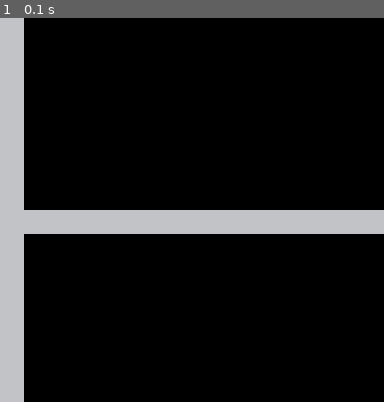
Above: before the commit, frame 1.
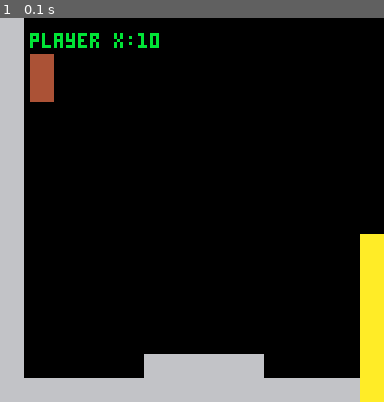
Above: after the commit, the same moment.

Repository: DiegoArmando/gbgj-08-22
Game: PICO-8 cartridge gbgj_8_22.p8
Two runs of this game, one before a commit and one after it. Both use one fixed random seed, a clock stepped at 60 frames per second and the inputs below.
Inputs:
- Up to frame 1 (0.1 s): no input

The runs differ from the first frame. In frame 1, 17% of the frame differs, in the area x 6-100%, y 3-100%.

Commit message:
More boilerplate

Diff:
--- a/gbgj_8_22.p8
+++ b/gbgj_8_22.p8
@@ -7,13 +7,82 @@
 player = {}
 player.x = 10
 player.y = 12
-camera_offset_x = 0
-camera_offset_y = 0
 
 current_room_id = 0
 
+k_left=0
+k_right=1
+k_up=2
+k_down=3
+k_interact=4
+k_other=5
+
+input_x = 0
+input_interact = false
+input_interact_p = false
+prev_input_interact = false
+input_interact_pressed = 0
+axis_x_value = 0
+axis_x_turned = false
+input_other = false
+input_other_p = false
+prev_input_other = false
+input_other_pressed = 0
 
 function _init()
+end
+
+function update_input()
+    -- axes
+	local prev_x = axis_x_value
+	prev_input_interact = input_interact_p
+	prev_input_other = input_other_p
+	if btn(k_left) then
+		if btn(k_right) then
+            if axis_x_turned then
+                axis_x_value = prev_x
+				input_x = prev_x
+			else
+                axis_x_turned = true
+                axis_x_value = -prev_x
+                input_x = -prev_x
+			end
+		else
+            axis_x_turned = false
+            axis_x_value = -1
+            input_x = -1
+		end
+	elseif btn(k_right) then
+        axis_x_turned = false
+        axis_x_value = 1
+        input_x = 1
+	else
+        axis_x_turned = false
+        axis_x_value = 0
+        input_x = 0
+    end
+
+	-- input_interact
+	local interact = btn(k_interact)
+	input_interact_p = btnp(k_interact)
+
+	if interact and not input_interact then
+		input_interact_pressed = 4
+	else
+		input_interact_pressed = interact and max(0, input_interact_pressed - 1) or 0
+	end
+	input_interact = interact
+
+	-- input_other
+	local other = btn(k_other)
+	input_other_p = btnp(k_other)
+	if other and not input_other then
+		input_other_pressed = 1
+	else
+		input_other_pressed = other and max(0, input_other_pressed - 1) or 0
+    end
+	input_other = other
+
 end
 
 function _update()
@@ -22,9 +91,13 @@
 function _draw()
     cls()
     map(0, 0, 0, 0, 128, 64)
+
     if current_room_id == 0 then
         camera(0,0)
     end
+
+    print("player x:"..player.x, 10, 5, 11)
+    sspr(0,32,8,16,player.x,player.y)
 end
 
 
@@ -36,6 +109,65 @@
 
 
 
+…(56 lines of a section not shown)…
+__gff__
+0000010000000000000000000000000000000000000000000000000000000000000000000000000000000000000000000000000000000000000000000000000000000000000000000000000000000000000000000000000000000000000000000000000000000000000000000000000000000000000000000000000000000000
+0000000000000000000000000000000000000000000000000000000000000000000000000000000000000000000000000000000000000000000000000000000000000000000000000000000000000000000000000000000000000000000000000000000000000000000000000000000000000000000000000000000000000000
 __map__
 0100000000000000000000000000000000000000000000000000000000000000000000000000000000000000000000000000000000000000000000000000000000000000000000000000000000000000000000000000000000000000000000000000000000000000000000000000000000000000000000000000000000000000
 0100000000000000000000000000000000000000000000000000000000000000000000000000000000000000000000000000000000000000000000000000000000000000000000000000000000000000000000000000000000000000000000000000000000000000000000000000000000000000000000000000000000000000
@@ -45,7 +177,15 @@
 0100000000000000000000000000000000000000000000000000000000000000000000000000000000000000000000000000000000000000000000000000000000000000000000000000000000000000000000000000000000000000000000000000000000000000000000000000000000000000000000000000000000000000
 0100000000000000000000000000000000000000000000000000000000000000000000000000000000000000000000000000000000000000000000000000000000000000000000000000000000000000000000000000000000000000000000000000000000000000000000000000000000000000000000000000000000000000
 0100000000000000000000000000000000000000000000000000000000000000000000000000000000000000000000000000000000000000000000000000000000000000000000000000000000000000000000000000000000000000000000000000000000000000000000000000000000000000000000000000000000000000
-0101010101010101010101010101010101010101010101010101010101010101010101010101000000000000000000000000000000000000000000000000000000000000000000000000000000000000000000000000000000000000000000000000000000000000000000000000000000000000000000000000000000000000
+0100000000000000000000000000000000000000000000000000000001010101010101010101000000000000000000000000000000000000000000000000000000000000000000000000000000000000000000000000000000000000000000000000000000000000000000000000000000000000000000000000000000000000
+0100000000000000000000000000000200000000000000000000000000000000000000000000000000000000000000000000000000000000000000000000000000000000000000000000000000000000000000000000000000000000000000000000000000000000000000000000000000000000000000000000000000000000
+0100000000000000000000000000000200000000000000000000000000000000000000000000000000000000000000000000000000000000000000000000000000000000000000000000000000000000000000000000000000000000000000000000000000000000000000000000000000000000000000000000000000000000
+0100000000000000000000000000000200000000000000000000000000000000000000000000000000000000000000000000000000000000000000000000000000000000000000000000000000000000000000000000000000000000000000000000000000000000000000000000000000000000000000000000000000000000
+0100000000000000000000000000000200000000000000000000000000000000000000000000000000000000000000000000000000000000000000000000000000000000000000000000000000000000000000000000000000000000000000000000000000000000000000000000000000000000000000000000000000000000
+0100000000000000000000000000000200000000000000000000000000000000000000000000000000000000000000000000000000000000000000000000000000000000000000000000000000000000000000000000000000000000000000000000000000000000000000000000000000000000000000000000000000000000
+0100000000000101010101000000000200000000000000000000000000000000000000000000000000000000000000000000000000000000000000000000000000000000000000000000000000000000000000000000000000000000000000000000000000000000000000000000000000000000000000000000000000000000
+0101010101010101010101010101010201010101010101010000000000000000000000000000000000000000000000000000000000000000000000000000000000000000000000000000000000000000000000000000000000000000000000000000000000000000000000000000000000000000000000000000000000000000
+0100000000000000000000000303030303030303000000000000000000000000000000000000000000000000000000000000000000000000000000000000000000000000000000000000000000000000000000000000000000000000000000000000000000000000000000000000000000000000000000000000000000000000
 0100000000000000000000000000000000000000000000000000000000000000000000000000000000000000000000000000000000000000000000000000000000000000000000000000000000000000000000000000000000000000000000000000000000000000000000000000000000000000000000000000000000000000
 0100000000000000000000000000000000000000000000000000000000000000000000000000000000000000000000000000000000000000000000000000000000000000000000000000000000000000000000000000000000000000000000000000000000000000000000000000000000000000000000000000000000000000
 0100000000000000000000000000000000000000000000000000000000000000000000000000000000000000000000000000000000000000000000000000000000000000000000000000000000000000000000000000000000000000000000000000000000000000000000000000000000000000000000000000000000000000
@@ -57,11 +197,3 @@
 0100000000000000000000000000000000000000000000000000000000000000000000000000000000000000000000000000000000000000000000000000000000000000000000000000000000000000000000000000000000000000000000000000000000000000000000000000000000000000000000000000000000000000
 0100000000000000000000000000000000000000000000000000000000000000000000000000000000000000000000000000000000000000000000000000000000000000000000000000000000000000000000000000000000000000000000000000000000000000000000000000000000000000000000000000000000000000
 0100000000000000000000000000000000000000000000000000000000000000000000000000000000000000000000000000000000000000000000000000000000000000000000000000000000000000000000000000000000000000000000000000000000000000000000000000000000000000000000000000000000000000
-0100000000000000000000000000000000000000000000000000000000000000000000000000000000000000000000000000000000000000000000000000000000000000000000000000000000000000000000000000000000000000000000000000000000000000000000000000000000000000000000000000000000000000
-0100000000000000000000000000000000000000000000000000000000000000000000000000000000000000000000000000000000000000000000000000000000000000000000000000000000000000000000000000000000000000000000000000000000000000000000000000000000000000000000000000000000000000
-0100000000000000000000000000000000000000000000000000000000000000000000000000000000000000000000000000000000000000000000000000000000000000000000000000000000000000000000000000000000000000000000000000000000000000000000000000000000000000000000000000000000000000
-0100000000000000000000000000000000000000000000000000000000000000000000000000000000000000000000000000000000000000000000000000000000000000000000000000000000000000000000000000000000000000000000000000000000000000000000000000000000000000000000000000000000000000
-0100000000000000000000000000000000000000000000000000000000000000000000000000000000000000000000000000000000000000000000000000000000000000000000000000000000000000000000000000000000000000000000000000000000000000000000000000000000000000000000000000000000000000
-0100000000000000000000000000000000000000000000000000000000000000000000000000000000000000000000000000000000000000000000000000000000000000000000000000000000000000000000000000000000000000000000000000000000000000000000000000000000000000000000000000000000000000
-0100000000000000000000000000000000000000000000000000000000000000000000000000000000000000000000000000000000000000000000000000000000000000000000000000000000000000000000000000000000000000000000000000000000000000000000000000000000000000000000000000000000000000
-0100000000000000000000000000000000000000000000000000000000000000000000000000000000000000000000000000000000000000000000000000000000000000000000000000000000000000000000000000000000000000000000000000000000000000000000000000000000000000000000000000000000000000
Not shown, changed: 64 lines of the sprite sheet (__gfx__) section of gbgj_8_22.p8
